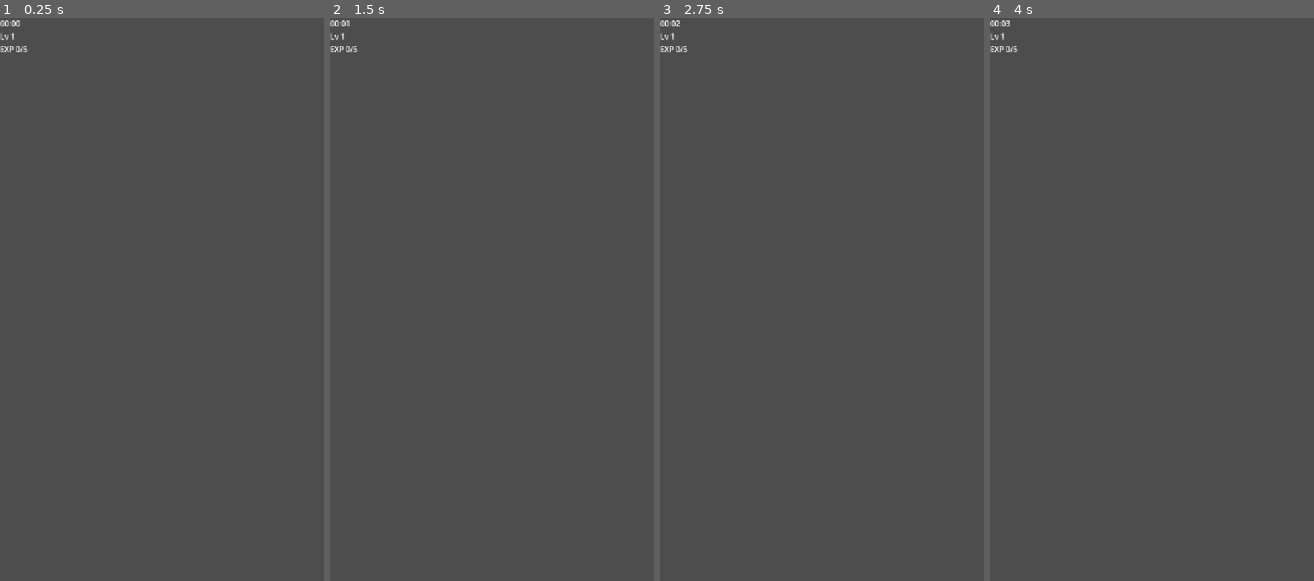
Above: before the commit, frames 1-4 (left to right).
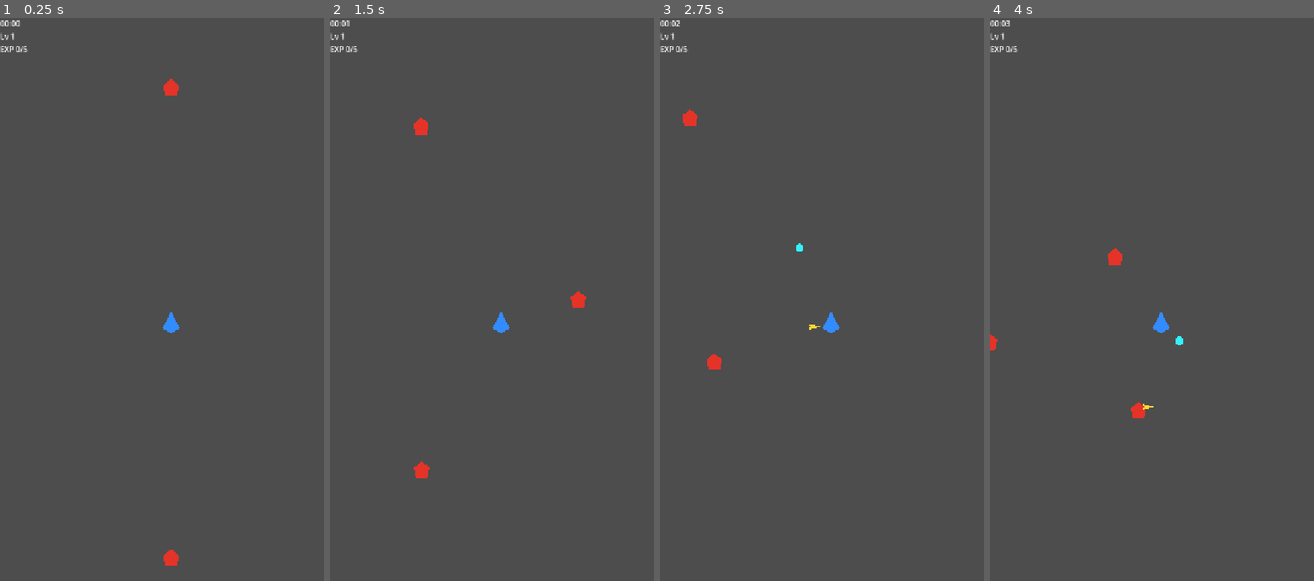
Above: after the commit, the same moments.

Repository: wildyuhao/mobile-roguelite-2d
Game: Godot game, scene res://scenes/boot/Boot.tscn
The game is run twice, just before and just after one commit, with the same random seed, the same clock (stepped at 60 frames per second) and the same inputs.
Inputs:
- Up to frame 1 (0.25 s): no input
- Up to frame 2 (1.5 s): hold D 0.53-1.28 s; hold S from 1.28 s (still down)
- Up to frame 3 (2.75 s): release S at 2.03 s; hold D from 2.03 s (still down)
- Up to frame 4 (4 s): release D at 2.78 s; hold W 2.78-3.53 s; hold A from 3.53 s (still down)

The runs differ from the first frame. In frame 1, 0.3% of the frame differs, in the area x 50-56%, y 10-98%; in frame 2, 0.4%, in the area x 25-80%, y 17-82%; in frame 3, 0.4%; in frame 4, 0.4%.

Commit message:
feat: expand vertical slice content systems

Diff:
--- /dev/null
+++ b/data/enemies/charging_demon.json
@@ -0,0 +1,11 @@
+{
+  "id": "charging_demon",
+  "display_name": "Charging Demon",
+  "behavior": "charge",
+  "max_health": 38,
+  "move_speed": 95,
+  "charge_speed": 260,
+  "contact_damage": 14,
+  "experience_value": 2,
+  "material_value": 2
+}
--- /dev/null
+++ b/data/enemies/elite_guardian.json
@@ -0,0 +1,10 @@
+{
+  "id": "elite_guardian",
+  "display_name": "Elite Guardian",
+  "behavior": "chase",
+  "max_health": 160,
+  "move_speed": 85,
+  "contact_damage": 20,
+  "experience_value": 8,
+  "material_value": 8
+}
--- /dev/null
+++ b/data/enemies/ranged_demon.json
@@ -0,0 +1,11 @@
+{
+  "id": "ranged_demon",
+  "display_name": "Ranged Demon",
+  "behavior": "ranged",
+  "max_health": 28,
+  "move_speed": 80,
+  "preferred_range": 320,
+  "contact_damage": 6,
+  "experience_value": 2,
+  "material_value": 2
+}
--- /dev/null
+++ b/data/enemies/seal_boss.json
@@ -0,0 +1,10 @@
+{
+  "id": "seal_boss",
+  "display_name": "Seal-Broken Warden",
+  "behavior": "boss",
+  "max_health": 1200,
+  "move_speed": 70,
+  "contact_damage": 24,
+  "experience_value": 30,
+  "material_value": 50
+}
--- a/data/equipment/starter_equipment.json
+++ b/data/equipment/starter_equipment.json
@@ -8,5 +8,25 @@
     "id": "sword_gourd",
     "display_name": "Sword Gourd",
     "starting_weapon_id": "flying_sword"
+  },
+  {
+    "id": "jade_compass",
+    "display_name": "Jade Compass",
+    "stat_modifiers": { "pickup_radius": 24, "material_gain": 0.1 }
+  },
+  {
+    "id": "bronze_gear_core",
+    "display_name": "Bronze Gear Core",
+    "stat_modifiers": { "weapon_cooldown_multiplier": -0.05 }
+  },
+  {
+    "id": "cloudstep_boots",
+    "display_name": "Cloudstep Boots",
+    "stat_modifiers": { "move_speed": 18 }
+  },
+  {
+    "id": "bell_charm",
+    "display_name": "Bell Charm",
+    "stat_modifiers": { "control_duration": 0.1 }
   }
 ]
--- a/data/upgrades/core_upgrades.json
+++ b/data/upgrades/core_upgrades.json
@@ -45,5 +45,47 @@
     "kind": "weapon_level",
     "weapon_id": "flying_sword",
     "max_stacks": 4
+  },
+  {
+    "id": "talisman_fire_level",
+    "display_name": "Talisman Fire Mastery",
+    "kind": "weapon_level",
+    "weapon_id": "talisman_fire",
+    "max_stacks": 4
+  },
+  {
+    "id": "mechanism_crossbow_level",
+    "display_name": "Mechanism Crossbow Mastery",
+    "kind": "weapon_level",
+    "weapon_id": "mechanism_crossbow",
+    "max_stacks": 4
+  },
+  {
+    "id": "demon_sealing_bell_level",
+    "display_name": "Demon-Sealing Bell Mastery",
+    "kind": "weapon_level",
+    "weapon_id": "demon_sealing_bell",
+    "max_stacks": 4
+  },
+  {
+    "id": "unlock_talisman_fire",
+    "display_name": "Learn Talisman Fire",
+    "kind": "weapon_unlock",
+    "weapon_id": "talisman_fire",
+    "max_stacks": 1
+  },
+  {
+    "id": "unlock_mechanism_crossbow",
+    "display_name": "Build Mechanism Crossbow",
+    "kind": "weapon_unlock",
+    "weapon_id": "mechanism_crossbow",
+    "max_stacks": 1
+  },
+  {
+    "id": "unlock_demon_sealing_bell",
+    "display_name": "Attune Demon-Sealing Bell",
+    "kind": "weapon_unlock",
+    "weapon_id": "demon_sealing_bell",
+    "max_stacks": 1
   }
 ]
--- a/data/waves/first_run.json
+++ b/data/waves/first_run.json
@@ -10,5 +10,30 @@
     "enemy_id": "basic_demon",
     "spawn_count": 8,
     "spawn_interval": 0.8
+  },
+  {
+    "time": 120,
+    "enemy_id": "charging_demon",
+    "spawn_count": 4,
+    "spawn_interval": 1.0
+  },
+  {
+    "time": 180,
+    "enemy_id": "ranged_demon",
+    "spawn_count": 5,
+    "spawn_interval": 1.1
+  },
+  {
+    "time": 300,
+    "enemy_id": "elite_guardian",
+    "spawn_count": 1,
+    "spawn_interval": 1.0
+  },
+  {
+    "time": 480,
+    "enemy_id": "seal_boss",
+    "spawn_count": 1,
+    "spawn_interval": 1.0,
+    "is_boss": true
   }
 ]
--- /dev/null
+++ b/data/weapons/demon_sealing_bell.json
@@ -0,0 +1,18 @@
+{
+  "id": "demon_sealing_bell",
+  "display_name": "Demon-Sealing Bell",
+  "description": "A bronze bell that releases periodic sealing waves.",
+  "type": "pulse",
+  "base_damage": 8,
+  "cooldown": 2.2,
+  "projectile_speed": 0,
+  "range": 180,
+  "knockback": 80,
+  "max_level": 5,
+  "level_modifiers": [
+    { "level": 2, "range": 220 },
+    { "level": 3, "base_damage": 12 },
+    { "level": 4, "cooldown": 1.8 },
+    { "level": 5, "stun_chance": 0.2 }
+  ]
+}
--- /dev/null
+++ b/data/weapons/mechanism_crossbow.json
@@ -0,0 +1,18 @@
+{
+  "id": "mechanism_crossbow",
+  "display_name": "Mechanism Crossbow",
+  "description": "A compact mechanism crossbow that fires piercing bolts.",
+  "type": "projectile",
+  "base_damage": 7,
+  "cooldown": 0.45,
+  "projectile_speed": 680,
+  "range": 520,
+  "pierce": 1,
+  "max_level": 5,
+  "level_modifiers": [
+    { "level": 2, "base_damage": 9 },
+    { "level": 3, "pierce": 2 },
+    { "level": 4, "cooldown": 0.35 },
+    { "level": 5, "projectile_count": 3 }
+  ]
+}
--- /dev/null
+++ b/data/weapons/talisman_fire.json
@@ -0,0 +1,18 @@
+{
+  "id": "talisman_fire",
+  "display_name": "Talisman Fire",
+  "description": "A burning talisman that explodes when it reaches a demon.",
+  "type": "projectile",
+  "base_damage": 9,
+  "cooldown": 1.15,
+  "projectile_speed": 440,
+  "range": 360,
+  "area_size": 72,
+  "max_level": 5,
+  "level_modifiers": [
+    { "level": 2, "base_damage": 13 },
+    { "level": 3, "area_size": 96 },
+    { "level": 4, "cooldown": 0.95 },
+    { "level": 5, "projectile_count": 2 }
+  ]
+}
--- a/scenes/enemies/BasicDemon.tscn
+++ b/scenes/enemies/BasicDemon.tscn
@@ -9,6 +9,10 @@
 [node name="BasicDemon" type="CharacterBody2D"]
 script = ExtResource("1")
 
+[node name="BodyPolygon" type="Polygon2D" parent="."]
+color = Color(0.9, 0.2, 0.16, 1)
+polygon = PackedVector2Array(0, -18, 16, -4, 12, 18, -12, 18, -16, -4)
+
 [node name="HealthComponent" type="Node" parent="."]
 script = ExtResource("2")
 
--- a/scenes/pickups/ExperiencePickup.tscn
+++ b/scenes/pickups/ExperiencePickup.tscn
@@ -8,5 +8,9 @@
 [node name="ExperiencePickup" type="Area2D"]
 script = ExtResource("1")
 
+[node name="BodyPolygon" type="Polygon2D" parent="."]
+color = Color(0.2, 0.95, 1, 1)
+polygon = PackedVector2Array(0, -10, 8, -4, 8, 6, 0, 10, -8, 6, -8, -4)
+
 [node name="CollisionShape2D" type="CollisionShape2D" parent="."]
 shape = SubResource("CircleShape2D_pickup")
--- a/scenes/player/Player.tscn
+++ b/scenes/player/Player.tscn
@@ -9,8 +9,15 @@
 [node name="Player" type="CharacterBody2D"]
 script = ExtResource("1")
 
+[node name="BodyPolygon" type="Polygon2D" parent="."]
+color = Color(0.2, 0.55, 1, 1)
+polygon = PackedVector2Array(0, -24, 18, 12, 0, 24, -18, 12)
+
 [node name="HealthComponent" type="Node" parent="."]
 script = ExtResource("2")
 
 [node name="CollisionShape2D" type="CollisionShape2D" parent="."]
 shape = SubResource("CircleShape2D_player")
+
+[node name="Camera2D" type="Camera2D" parent="."]
+enabled = true
--- a/scenes/weapons/Projectile.tscn
+++ b/scenes/weapons/Projectile.tscn
@@ -8,5 +8,9 @@
 [node name="Projectile" type="Area2D"]
 script = ExtResource("1")
 
+[node name="BodyPolygon" type="Polygon2D" parent="."]
+color = Color(1, 0.85, 0.2, 1)
+polygon = PackedVector2Array(18, 0, -8, -6, -4, 0, -8, 6)
+
 [node name="CollisionShape2D" type="CollisionShape2D" parent="."]
 shape = SubResource("CircleShape2D_projectile")
--- a/scripts/data/game_database.gd
+++ b/scripts/data/game_database.gd
@@ -23,11 +23,17 @@
 func get_weapon(id: String) -> Dictionary:
 	return weapons.get(id, {})
 
+func get_weapons() -> Dictionary:
+	return weapons
+
 func has_enemy(id: String) -> bool:
 	return enemies.has(id)
 
 func get_enemy(id: String) -> Dictionary:
 	return enemies.get(id, {})
+
+func get_enemies() -> Dictionary:
+	return enemies
 
 func get_upgrades() -> Array[Dictionary]:
 	return upgrades
--- a/scripts/player/player_controller.gd
+++ b/scripts/player/player_controller.gd
@@ -12,8 +12,18 @@
 	health.configure(100)
 
 func _physics_process(_delta: float) -> void:
-	var input_vector := Input.get_vector("move_left", "move_right", "move_up", "move_down")
+	var input_vector := _get_move_input()
 	if input_vector.length() > 1.0:
 		input_vector = input_vector.normalized()
 	velocity = input_vector * move_speed
 	move_and_slide()
+
+func _get_move_input() -> Vector2:
+	var action_vector := Input.get_vector("move_left", "move_right", "move_up", "move_down")
+	if action_vector != Vector2.ZERO:
+		return action_vector
+
+	var keyboard_vector := Vector2.ZERO
+	keyboard_vector.x = int(Input.is_key_pressed(KEY_D) or Input.is_key_pressed(KEY_RIGHT)) - int(Input.is_key_pressed(KEY_A) or Input.is_key_pressed(KEY_LEFT))
+	keyboard_vector.y = int(Input.is_key_pressed(KEY_S) or Input.is_key_pressed(KEY_DOWN)) - int(Input.is_key_pressed(KEY_W) or Input.is_key_pressed(KEY_UP))
+	return keyboard_vector.normalized()
--- /dev/null
+++ b/scripts/systems/equipment_system.gd
@@ -0,0 +1,42 @@
+extends RefCounted
+class_name EquipmentSystem
+
+var equipment_by_id: Dictionary = {}
+var equipped_ids: Array[String] = []
+
+func configure(equipment_definitions: Array) -> void:
+	equipment_by_id.clear()
+	for definition in equipment_definitions:
+		if typeof(definition) == TYPE_DICTIONARY and definition.has("id"):
+			equipment_by_id[definition["id"]] = definition
+
+func equip(ids: Array) -> void:
+	equipped_ids.clear()
+	for id in ids:
+		if equipment_by_id.has(id):
+			equipped_ids.append(id)
+
+func get_total_modifiers() -> Dictionary:
+	var totals: Dictionary = {}
+	for id in equipped_ids:
+		var definition: Dictionary = equipment_by_id[id]
+		var modifiers: Dictionary = definition.get("stat_modifiers", {})
+		for stat in modifiers.keys():
+			totals[stat] = float(totals.get(stat, 0.0)) + float(modifiers[stat])
+
+	return _normalize_number_types(totals)
+
+func get_starting_weapon_ids() -> Array[String]:
+	var weapon_ids: Array[String] = []
+	for id in equipped_ids:
+		var definition: Dictionary = equipment_by_id[id]
+		if definition.has("starting_weapon_id"):
+			weapon_ids.append(definition["starting_weapon_id"])
+	return weapon_ids
+
+func _normalize_number_types(values: Dictionary) -> Dictionary:
+	var normalized: Dictionary = {}
+	for key in values.keys():
+		var value := float(values[key])
+		normalized[key] = int(value) if is_equal_approx(value, round(value)) else value
+	return normalized
--- /dev/null
+++ b/scripts/systems/save_system.gd
@@ -0,0 +1,42 @@
+extends RefCounted
+class_name SaveSystem
+
+var save_path: String
+
+func _init(new_save_path: String = "user://save.json") -> void:
+	save_path = new_save_path
+
+func create_default_save() -> Dictionary:
+	return {
+		"version": 1,
+		"materials": 0,
+		"equipment_levels": {},
+		"unlocked_equipment": ["talisman_robe", "sword_gourd"],
+		"settings": {
+			"music_volume": 0.8,
+			"sfx_volume": 0.8
+		}
+	}
+
+func load_game() -> Dictionary:
+	if not FileAccess.file_exists(save_path):
+		return create_default_save()
+
+	var text := FileAccess.get_file_as_string(save_path)
+	var parsed = JSON.parse_string(text)
+	if typeof(parsed) != TYPE_DICTIONARY:
+		return create_default_save()
+	return parsed
+
+func save_game(data: Dictionary) -> bool:
+	var file := FileAccess.open(save_path, FileAccess.WRITE)
+	if file == null:
+		return false
+
+	file.store_string(JSON.stringify(data, "\t"))
+	file.close()
+	return true
+
+func delete_save() -> void:
+	if FileAccess.file_exists(save_path):
+		DirAccess.remove_absolute(ProjectSettings.globalize_path(save_path))
--- /dev/null
+++ b/scripts/systems/settlement_system.gd
@@ -0,0 +1,19 @@
+extends RefCounted
+class_name SettlementSystem
+
+const MATERIALS_PER_ENEMY := 1
+const BOSS_CLEAR_BONUS := 18
+
+func calculate_rewards(run_summary: Dictionary) -> Dictionary:
+	var defeated_enemies := int(run_summary.get("defeated_enemies", 0))
+	var base_materials := int(run_summary.get("base_materials", 0))
+	var boss_defeated := bool(run_summary.get("boss_defeated", false))
+	var materials := base_materials + defeated_enemies * MATERIALS_PER_ENEMY
+	if boss_defeated:
+		materials += BOSS_CLEAR_BONUS
+
+	return {
+		"materials": materials,
+		"boss_defeated": boss_defeated,
+		"defeated_enemies": defeated_enemies
+	}
--- a/tests/run_all_tests.gd
+++ b/tests/run_all_tests.gd
@@ -6,6 +6,9 @@
 	"res://tests/test_game_database.gd",
 	"res://tests/test_health_component.gd",
 	"res://tests/test_experience_pickup.gd",
+	"res://tests/test_equipment_system.gd",
+	"res://tests/test_save_system.gd",
+	"res://tests/test_settlement_system.gd",
 	"res://tests/test_upgrade_system.gd",
 	"res://tests/test_weapon_system.gd",
 ]
--- /dev/null
+++ b/tests/test_equipment_system.gd
@@ -0,0 +1,20 @@
+extends RefCounted
+
+func run(runner) -> void:
+	if not ResourceLoader.exists("res://scripts/systems/equipment_system.gd"):
+		runner.assert_true(false, "equipment system script should exist")
+		return
+
+	var equipment_system_script = load("res://scripts/systems/equipment_system.gd")
+	var system = equipment_system_script.new()
+	system.configure([
+		{ "id": "robe", "stat_modifiers": { "max_health": 10 } },
+		{ "id": "boots", "stat_modifiers": { "move_speed": 18 } },
+		{ "id": "core", "stat_modifiers": { "weapon_cooldown_multiplier": -0.05 } }
+	])
+	system.equip(["robe", "boots", "core"])
+
+	var modifiers = system.get_total_modifiers()
+	runner.assert_eq(modifiers["max_health"], 10, "equipment should add max health")
+	runner.assert_eq(modifiers["move_speed"], 18, "equipment should add move speed")
+	runner.assert_eq(modifiers["weapon_cooldown_multiplier"], -0.05, "equipment should add cooldown modifier")
--- a/tests/test_game_database.gd
+++ b/tests/test_game_database.gd
@@ -15,3 +15,8 @@
 	runner.assert_true(db.has_enemy("basic_demon"), "database should include basic_demon")
 	runner.assert_true(db.get_upgrades().size() >= 6, "database should include at least six upgrades")
 	runner.assert_true(db.get_wave_events().size() >= 2, "database should include wave events")
+	runner.assert_true(db.has_method("get_weapons"), "database should expose all weapons")
+	runner.assert_true(db.has_method("get_enemies"), "database should expose all enemies")
+	runner.assert_true(db.get_weapons().size() >= 4, "vertical slice should include at least four weapons")
+	runner.assert_true(db.get_enemies().size() >= 5, "vertical slice should include four enemies and one boss")
+	runner.assert_true(db.get_equipment().size() >= 6, "vertical slice should include six equipment items")
--- /dev/null
+++ b/tests/test_save_system.gd
@@ -0,0 +1,18 @@
+extends RefCounted
+
+func run(runner) -> void:
+	if not ResourceLoader.exists("res://scripts/systems/save_system.gd"):
+		runner.assert_true(false, "save system script should exist")
+		return
+
+	var save_system_script = load("res://scripts/systems/save_system.gd")
+	var save_system = save_system_script.new("user://test_fuji_save.json")
+	var data = save_system.create_default_save()
+	data["materials"] = 17
+	data["equipment_levels"]["talisman_robe"] = 2
+
+	runner.assert_true(save_system.save_game(data), "save_game should return true")
+	var loaded = save_system.load_game()
+	runner.assert_eq(loaded["materials"], 17, "loaded materials should match saved data")
+	runner.assert_eq(loaded["equipment_levels"]["talisman_robe"], 2, "loaded equipment level should match saved data")
+	save_system.delete_save()
--- /dev/null
+++ b/tests/test_settlement_system.gd
@@ -0,0 +1,17 @@
+extends RefCounted
+
+func run(runner) -> void:
+	if not ResourceLoader.exists("res://scripts/systems/settlement_system.gd"):
+		runner.assert_true(false, "settlement system script should exist")
+		return
+
+	var settlement_system_script = load("res://scripts/systems/settlement_system.gd")
+	var settlement = settlement_system_script.new()
+	var result = settlement.calculate_rewards({
+		"defeated_enemies": 12,
+		"boss_defeated": true,
+		"base_materials": 9
+	})
+
+	runner.assert_eq(result["materials"], 39, "settlement should include enemy and boss rewards")
+	runner.assert_eq(result["boss_defeated"], true, "settlement should preserve boss defeated flag")
Not shown, added: tests/run_all_tests.gd.uid
Not shown, added: tests/test_experience_pickup.gd.uid
Not shown, added: tests/test_game_database.gd.uid
Not shown, added: tests/test_health_component.gd.uid
Not shown, added: tests/test_upgrade_system.gd.uid
Not shown, added: tests/test_weapon_system.gd.uid
